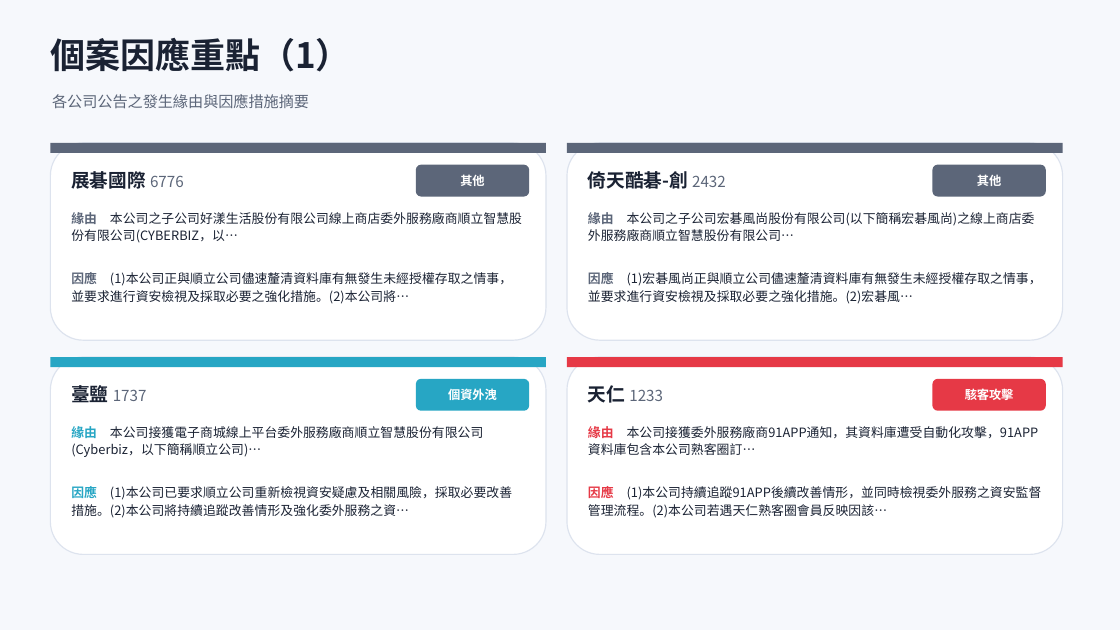
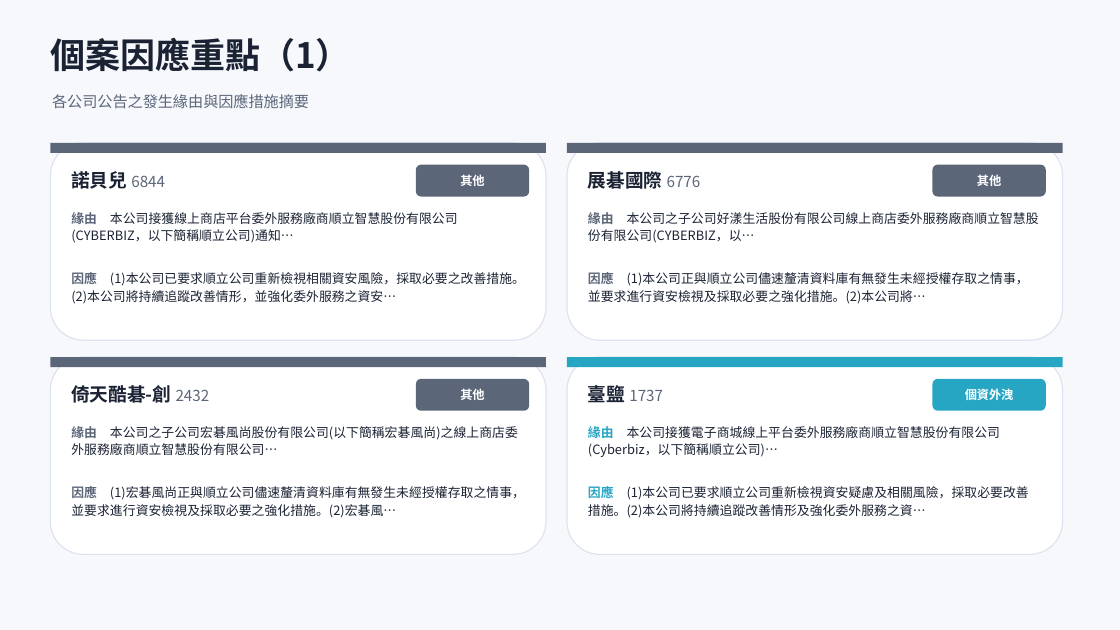
Before and after one commit to Johnnylin77/mops-isec-monitor, a slide deck: slide 6 of 資安事件因應分析.pptx. Drawn at 1120x630 pixels with LibreOffice and Linux fonts; fonts in the diff are those of the drawing. Boxes give left, top, right and bottom in pixels: in the first picture for what was removed or moved away, otherwise in the second. Text is boxed around its words. In the diff, an @@ line names an element or a change of style, - is before the commit and + after.

```diff
--- a/資安事件因應分析.pptx
+++ b/資安事件因應分析.pptx
@@ text at (71, 171, 165, 189): text changed; size 16 to 13 pt; text colour #1A2233 to #5C6679; bold off @@
-展碁國際 6776
+諾貝兒 6844
@@ text at (588, 168, 701, 193): text changed @@
-倚天酷碁-創 2432
+展碁國際 6776
@@ text at (71, 212, 458, 243): text changed @@
-緣由 本公司之子公司好漾生活股份有限公司線上商店委外服務廠商順立智慧股份有限公司(CYBERBIZ，以…
+緣由 本公司接獲線上商店平台委外服務廠商順立智慧股份有限公司(CYBERBIZ，以下簡稱順立公司)通知…
@@ text at (588, 212, 1039, 243): text changed @@
-緣由 本公司之子公司宏碁風尚股份有限公司(以下簡稱宏碁風尚)之線上商店委外服務廠商順立智慧股份有限公司…
+緣由 本公司之子公司好漾生活股份有限公司線上商店委外服務廠商順立智慧股份有限公司(CYBERBIZ，以…
@@ text at (71, 272, 525, 304): text changed @@
-因應 (1)本公司正與順立公司儘速釐清資料庫有無發生未經授權存取之情事，並要求進行資安檢視及採取必要之強化措施。(2)本公司將…
+因應 (1)本公司已要求順立公司重新檢視相關資安風險，採取必要之改善措施。(2)本公司將持續追蹤改善情形，並強化委外服務之資安…
@@ text at (588, 272, 1029, 304): text changed @@
-因應 (1)宏碁風尚正與順立公司儘速釐清資料庫有無發生未經授權存取之情事，並要求進行資安檢視及採取必要之強化措施。(2)宏碁風…
+因應 (1)本公司正與順立公司儘速釐清資料庫有無發生未經授權存取之情事，並要求進行資安檢視及採取必要之強化措施。(2)本公司將…
@@ rectangle at (50, 357, 546, 367): fill #27A6C4 to #5C6679 @@
@@ rectangle at (567, 357, 1063, 367): fill #E63946 to #27A6C4 @@
@@ text at (71, 385, 210, 403): text changed; size 13 to 16 pt; text colour #5C6679 to #1A2233; bold on @@
-臺鹽 1737
+倚天酷碁-創 2432
@@ rounded rectangle at (416, 379, 529, 411): fill #27A6C4 to #5C6679 @@
@@ text at (460, 388, 484, 400): text changed @@
-個資外洩
+其他
@@ text at (588, 382, 663, 407): text changed @@
-天仁 1233
+臺鹽 1737
@@ rounded rectangle at (933, 379, 1046, 411): fill #E63946 to #27A6C4 @@
@@ text at (965, 388, 1014, 400): text changed @@
-駭客攻擊
+個資外洩
@@ text at (71, 426, 518, 455): text changed @@
-緣由 本公司接獲電子商城線上平台委外服務廠商順立智慧股份有限公司(Cyberbiz，以下簡稱順立公司)…
+緣由 本公司之子公司宏碁風尚股份有限公司(以下簡稱宏碁風尚)之線上商店委外服務廠商順立智慧股份有限公司…
@@ text at (588, 426, 1000, 457): text changed @@
-緣由 本公司接獲委外服務廠商91APP通知，其資料庫遭受自動化攻擊，91APP資料庫包含本公司熟客圈訂…
+緣由 本公司接獲電子商城線上平台委外服務廠商順立智慧股份有限公司(Cyberbiz，以下簡稱順立公司)…
@@ text at (71, 486, 525, 518): text changed @@
-因應 (1)本公司已要求順立公司重新檢視資安疑慮及相關風險，採取必要改善措施。(2)本公司將持續追蹤改善情形及強化委外服務之資…
+因應 (1)宏碁風尚正與順立公司儘速釐清資料庫有無發生未經授權存取之情事，並要求進行資安檢視及採取必要之強化措施。(2)宏碁風…
@@ text at (588, 484, 1029, 518): text changed @@
-因應 (1)本公司持續追蹤91APP後續改善情形，並同時檢視委外服務之資安監督管理流程。(2)本公司若遇天仁熟客圈會員反映因該…
+因應 (1)本公司已要求順立公司重新檢視資安疑慮及相關風險，採取必要改善措施。(2)本公司將持續追蹤改善情形及強化委外服務之資…
```
Also in this commit, not shown: 9 other slides changed, 1 slide removed, 2 other files.
